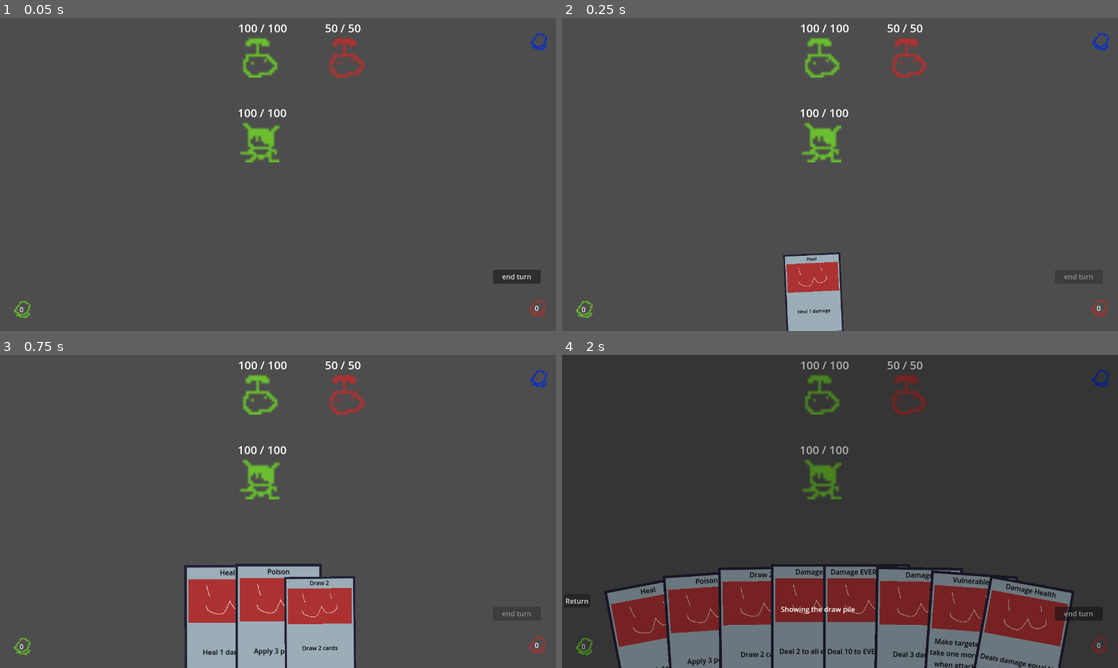
Above: before the commit, frames 1-4 (two rows, left to right).
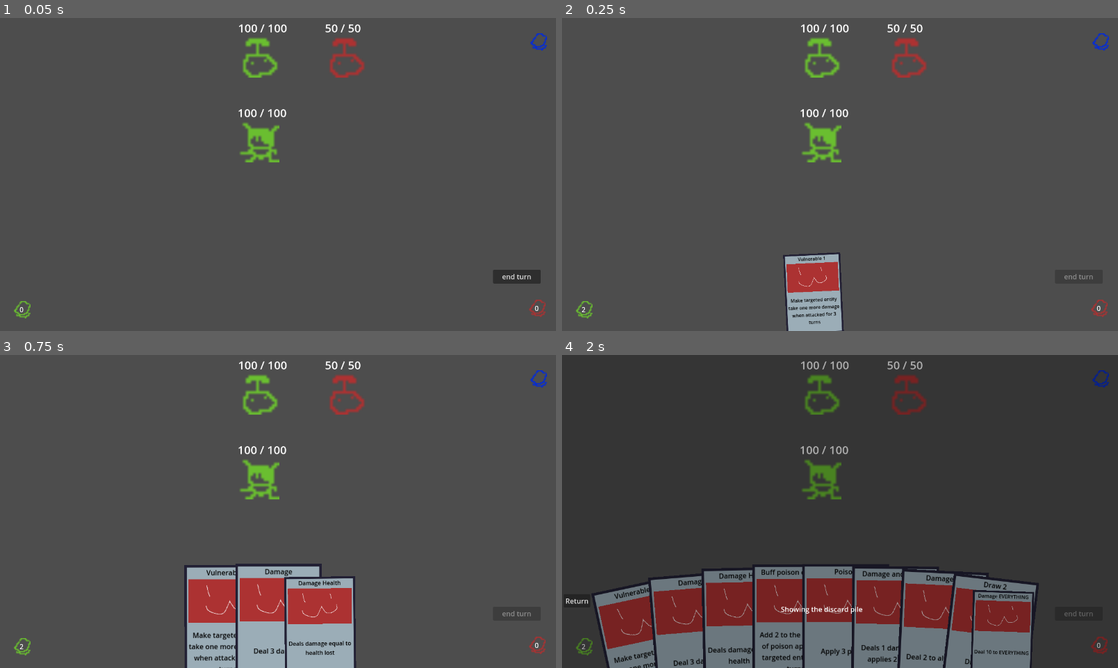
Above: after the commit, the same moments.

Repository: Saplings-Projects/1M_sub
Game: Godot game, scene res://#Scenes/TestingScene.tscn
The game is run twice, just before and just after one commit, with the same random seed, the same clock (stepped at 60 frames per second) and the same inputs.
Inputs (mouse positions are in pixels of both pictures, inside the frame that each line leads up to):
- Up to frame 1 (0.05 s): no input
- Up to frame 2 (0.25 s): no input
- Up to frame 3 (0.75 s): click (255, 624) at 0.52 s
- Up to frame 4 (2 s): click "0" at 1.25 s

Frame 1 is identical in both runs. In frame 2, 0.3% of the frame differs, in the area x 3-50%, y 76-98%; in frame 3, 0.8%; in frame 4, 8.9%, in the area x 3-96%, y 66-100%.

Commit message:
Add new CardSet and create the DefaultDeck

Diff:
--- a/Cards/CardContainer.gd
+++ b/Cards/CardContainer.gd
@@ -16,7 +16,6 @@
 @export var total_hand_width: float = 100
 @export var card_hovered_offset: float = 100
 @export var card_queued_offset: float = 100
-@export var default_deck: Array[CardBase]
 @export var starting_hand_size: int = 5
 @export var max_hand_size: int = 10
 @export var card_draw_time: float = 0.2
--- /dev/null
+++ b/Cards/CardSet.gd
@@ -0,0 +1,5 @@
+extends Resource
+class_name CardSet
+
+
+@export var card_set: Array[CardBase] = []
--- /dev/null
+++ b/Cards/CardSets/DefaultDeck.tres
@@ -0,0 +1,19 @@
+[gd_resource type="Resource" script_class="CardSet" load_steps=14 format=3 uid="uid://d0s7vtq3bgpvg"]
+
+[ext_resource type="Resource" uid="uid://dam752rc15nu5" path="res://Cards/Resource/Card_Buff_Poison_Duration.tres" id="1_3gsqr"]
+[ext_resource type="Resource" uid="uid://dxgoopi1roxu4" path="res://Cards/Resource/Card_Damage.tres" id="2_wit2j"]
+[ext_resource type="Resource" uid="uid://0x385c3nuq8f" path="res://Cards/Resource/Card_DamageAll.tres" id="3_7yl7v"]
+[ext_resource type="Resource" uid="uid://boodcfdepyk5i" path="res://Cards/Resource/Card_DamageHealth.tres" id="4_7dnqs"]
+[ext_resource type="Resource" uid="uid://3s4aet1ciesh" path="res://Cards/Resource/Card_damage_and_poison.tres" id="5_tyiiw"]
+[ext_resource type="Resource" uid="uid://d4lugn62mmlep" path="res://Cards/Resource/Card_DrawCards.tres" id="6_ipljk"]
+[ext_resource type="Resource" uid="uid://d12g33rc6c3u5" path="res://Cards/Resource/Card_Heal.tres" id="7_mltiu"]
+[ext_resource type="Resource" uid="uid://ctx8jsvac84so" path="res://Cards/Resource/Card_Poison.tres" id="8_mkujf"]
+[ext_resource type="Resource" uid="uid://btj36bhn3n2tr" path="res://Cards/Resource/Card_Strength.tres" id="9_uxo7x"]
+[ext_resource type="Resource" uid="uid://b4kmg3lm0e45q" path="res://Cards/Resource/Card_Vulnerability.tres" id="10_rmtjw"]
+[ext_resource type="Resource" uid="uid://bobfsmcwcgsbb" path="res://Cards/Resource/Card_Weakness.tres" id="11_fyqgv"]
+[ext_resource type="Resource" uid="uid://uv2rili0xf3x" path="res://Cards/Resource/Card_Damage_EVERYTHING.tres" id="12_kpknn"]
+[ext_resource type="Script" path="res://Cards/CardSet.gd" id="13_pft8g"]
+
+[resource]
+script = ExtResource("13_pft8g")
+card_set = Array[Resource("res://Cards/CardBase.gd")]([ExtResource("1_3gsqr"), ExtResource("2_wit2j"), ExtResource("3_7yl7v"), ExtResource("4_7dnqs"), ExtResource("5_tyiiw"), ExtResource("6_ipljk"), ExtResource("7_mltiu"), ExtResource("8_mkujf"), ExtResource("9_uxo7x"), ExtResource("10_rmtjw"), ExtResource("11_fyqgv"), ExtResource("12_kpknn")])
--- a/Managers/CardManager.gd
+++ b/Managers/CardManager.gd
@@ -9,6 +9,11 @@
 var card_container: CardContainer = null
 # We store the current deck in CardManager because we may want to access it outside of battle.
 var current_deck: Array[CardBase] = []
+var default_deck: CardSet = null
+
+
+func _ready():
+	default_deck = load("res://Cards/CardSets/DefaultDeck.tres")
 
 
 # Call this from CardContainer to initialize. This allows you to get the current CardContainer from
@@ -22,13 +27,10 @@
 
 
 func _initialize_deck() -> void:
-	# Set our default deck from the card container.
+	# Set our default deck.
 	# NOTE: We assume that if the current_deck is empty, then this is the first time the game was loaded.
-	# So we load the default deck stored in the card container.
-	# TODO: It would be better to store default_deck in a separate Resource file
-	# so we don't rely on the card_container here.
 	if current_deck.is_empty():
-		current_deck = card_container.default_deck.duplicate()
+		current_deck = default_deck.card_set.duplicate()
 	on_deck_initialized.emit()
 
 
